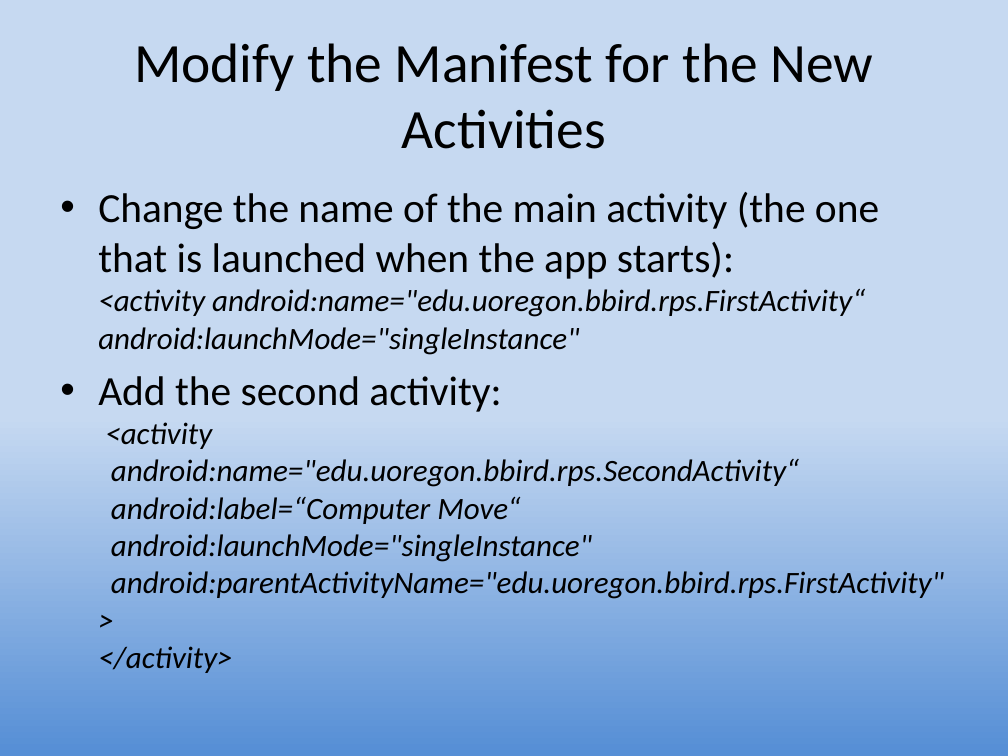
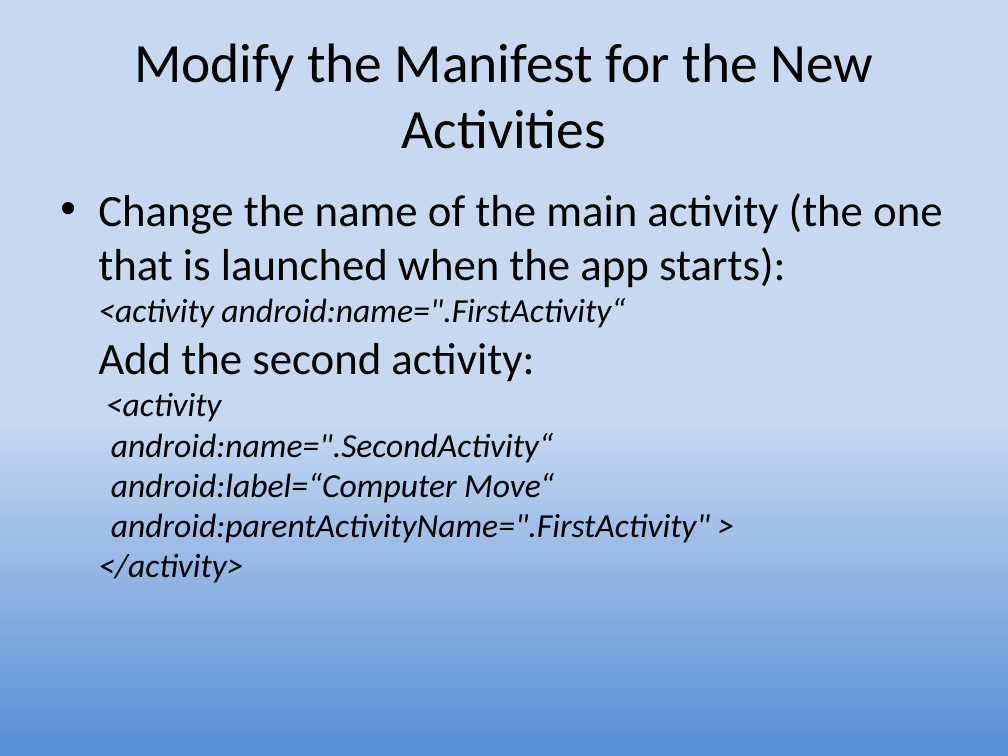
Before and after one commit to UO-CIS/CIS399Android-CourseMaterials, a slide deck: slide 23 of Notes and Slides/CIS399Wk2Day5-Fragments.pptx (slide 21 before the commit). Drawn at 1008x756 pixels with LibreOffice and Linux fonts; fonts in the diff are those of the drawing. Boxes give left, top, right and bottom in pixels: in the first picture for what was removed or moved away, otherwise in the second. Text is boxed around its words. In the diff, an @@ line names an element or a change of style, - is before the commit and + after.

```diff
--- a/Notes and Slides/CIS399Wk2Day5-Fragments.pptx
+++ b/Notes and Slides/CIS399Wk2Day5-Fragments.pptx
@@ text at box(98, 193, 942, 583): text changed; size 22.2 to 24 pt @@
-• Change the name of the main activity (the one that is launched when the app starts):
-  <activity android:name="edu.uoregon.bbird.rps.FirstActivity“
-  android:launchMode="singleInstance"
-• Add the second activity:
-  <activity
-  android:name="edu.uoregon.bbird.rps.SecondActivity“
-  android:label=“Computer Move“
-  android:launchMode="singleInstance"
-  android:parentActivityName="edu.uoregon.bbird.rps.FirstActivity" >
-  </activity>
+• Change the name of the main activity (the one that is launched when the app starts):
+  <activity android:name=".FirstActivity“
+  Add the second activity:
+  <activity
+  android:name=".SecondActivity“
+  android:label=“Computer Move“
+  android:parentActivityName=".FirstActivity" >
+  </activity>
```
Also in this commit, not shown: 19 other slides changed, 3 slides added, 3 slides removed, 25 other files.
